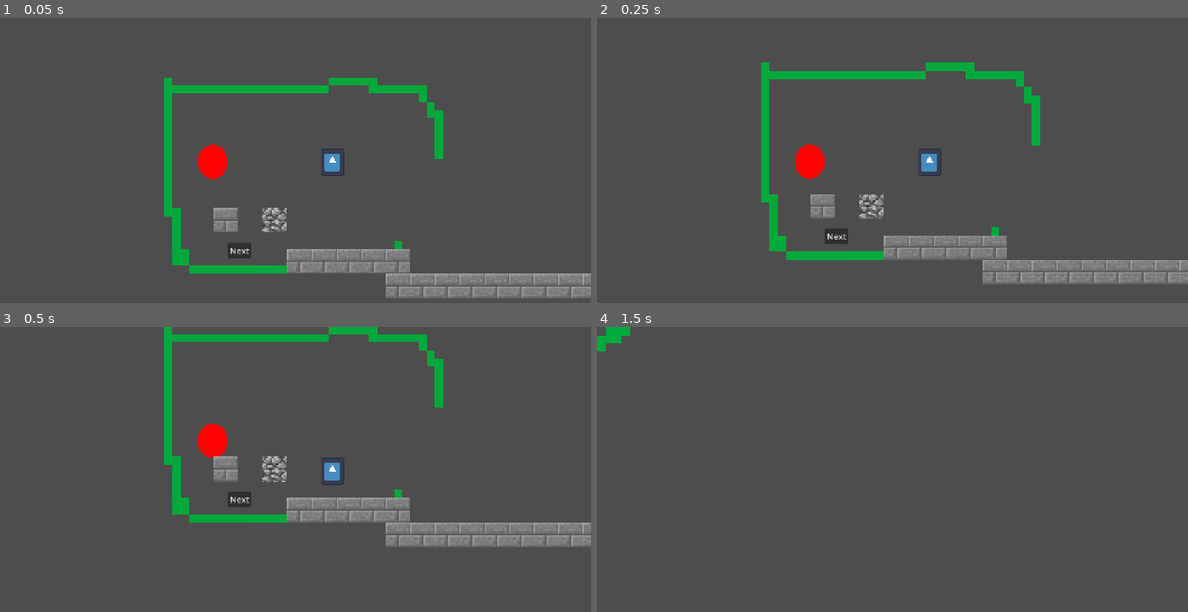
Above: before the commit, frames 1-4 (two rows, left to right).
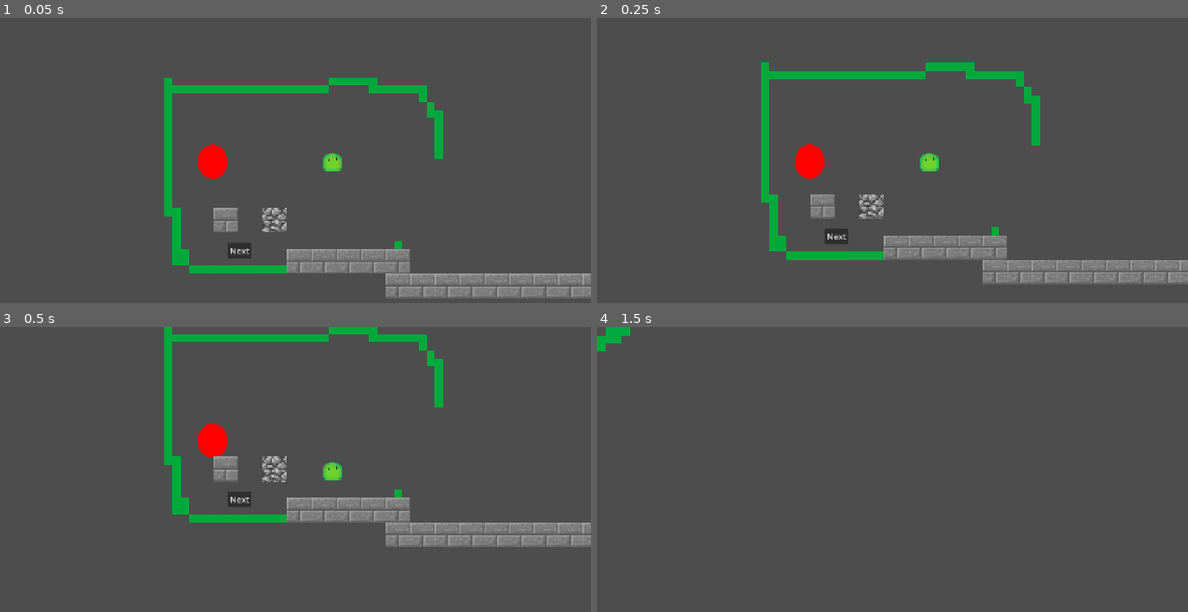
Above: after the commit, the same moments.

Repository: No-ramen/Bounce-back-game-jam
Game: Godot game, scene res://main.tscn
Same seed, same stepped clock (60 frames per second), same inputs: the game is played once before the commit and once after it. The engine's default icon, where the game draws it, is replaced by a stand-in: a white triangle on a blue panel in a dark square.
Inputs:
- Up to frame 1 (0.05 s): no input
- Up to frame 2 (0.25 s): no input
- Up to frame 3 (0.5 s): no input
- Up to frame 4 (1.5 s): click "Next" at 0.5 s; tap Enter at 1.25 s

The runs differ from the first frame. In frame 1, 0.2% of the frame differs, in the area x 54-59%, y 45-56%; in frame 2, 0.2%; in frame 3, 0.2%; in frame 4, nothing differs.

Commit message:
player movment art

Diff:
--- a/main.tscn
+++ b/main.tscn
@@ -1,9 +1,11 @@
 [gd_scene format=4 uid="uid://bpf2q311yktui"]
 
-[ext_resource type="Texture2D" uid="uid://bi1xggbk60sq6" path="res://icon.svg" id="1_0xm2m"]
+[ext_resource type="Texture2D" uid="uid://poy863li2b5f" path="res://default.png" id="2_272bh"]
 [ext_resource type="Texture2D" uid="uid://3vm5fanc55si" path="res://Greeeeen.jpg" id="2_h2yge"]
+[ext_resource type="Texture2D" uid="uid://bxq6egxq6kjlm" path="res://looking left.png" id="3_272bh"]
 [ext_resource type="Texture2D" uid="uid://lsqmlvk037no" path="res://red.png" id="3_h2yge"]
 [ext_resource type="Texture2D" uid="uid://c0ysh3h7ywk78" path="res://cobblestone.jpg" id="4_1bvp3"]
+[ext_resource type="Texture2D" uid="uid://dnkscqd75o4dh" path="res://looking right.png" id="4_5vw27"]
 [ext_resource type="Texture2D" uid="uid://bm3rm0ujvlo5u" path="res://stonebrick.jpg" id="4_lquwl"]
 
 [sub_resource type="GDScript" id="GDScript_bfgb6"]
@@ -2198,6 +2200,13 @@
 	else:
 		velocity.x = move_toward(velocity.x, 0, SPEED)
 
+	if velocity.x > 0:
+		$Sprite2D.animation= \"right\"
+	elif velocity.x < 0:
+		$Sprite2D.animation= \"left\"
+	else:
+		$Sprite2D.animation= \"default\"
+
 	move_and_slide()
 
 	for i in get_slide_collision_count() :
@@ -2207,8 +2216,35 @@
 			c.get_collider().apply_central_impulse(-c.get_normal() * push_force)
 "
 
+[sub_resource type="SpriteFrames" id="SpriteFrames_1bvp3"]
+animations = [{
+"frames": [{
+"duration": 1.0,
+"texture": ExtResource("2_272bh")
+}],
+"loop": 1,
+"name": &"default",
+"speed": 5.0
+}, {
+"frames": [{
+"duration": 1.0,
+"texture": ExtResource("3_272bh")
+}],
+"loop": 1,
+"name": &"left",
+"speed": 5.0
+}, {
+"frames": [{
+"duration": 1.0,
+"texture": ExtResource("4_5vw27")
+}],
+"loop": 1,
+"name": &"right",
+"speed": 5.0
+}]
+
 [sub_resource type="RectangleShape2D" id="RectangleShape2D_piya1"]
-size = Vector2(45, 53)
+size = Vector2(45, 39)
 
 [sub_resource type="SphereMesh" id="SphereMesh_bfgb6"]
 
@@ -2288,10 +2324,10 @@
 [node name="thing" type="CharacterBody2D" parent="." unique_id=495156634]
 script = SubResource("GDScript_piya1")
 
-[node name="Sprite2D" type="Sprite2D" parent="thing" unique_id=1074285611]
+[node name="Sprite2D" type="AnimatedSprite2D" parent="thing" unique_id=1838337067]
 position = Vector2(72.00001, -43)
 scale = Vector2(0.35937497, 0.41796878)
-texture = ExtResource("1_0xm2m")
+sprite_frames = SubResource("SpriteFrames_1bvp3")
 
 [node name="CollisionShape2D" type="CollisionShape2D" parent="thing" unique_id=1895715116]
 position = Vector2(72, -43.5)
Binary file added: default.png
Not shown, added: default.png.import
Binary file added: looking left.png
Not shown, added: looking left.png.import
Binary file added: looking right.png
Not shown, added: looking right.png.import
